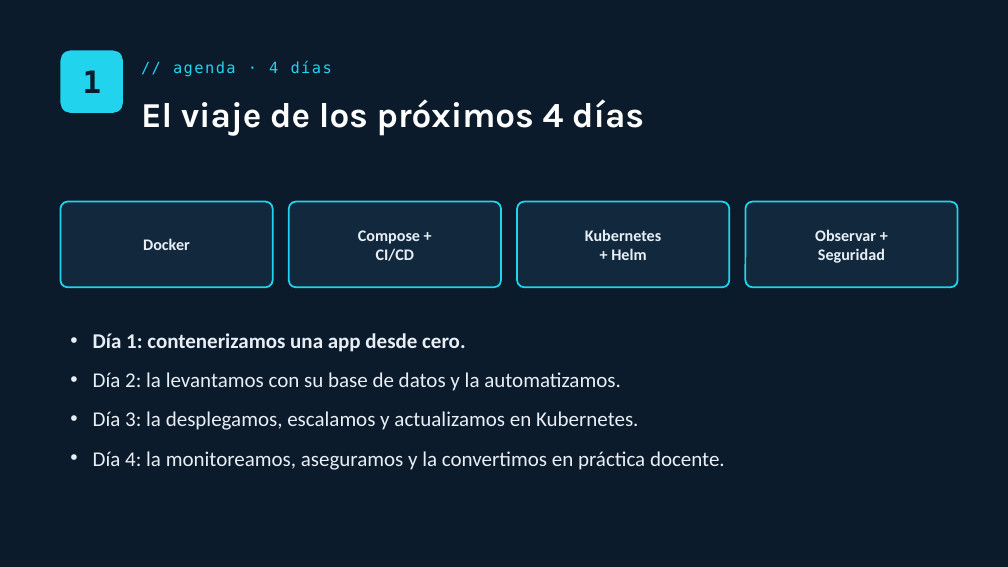
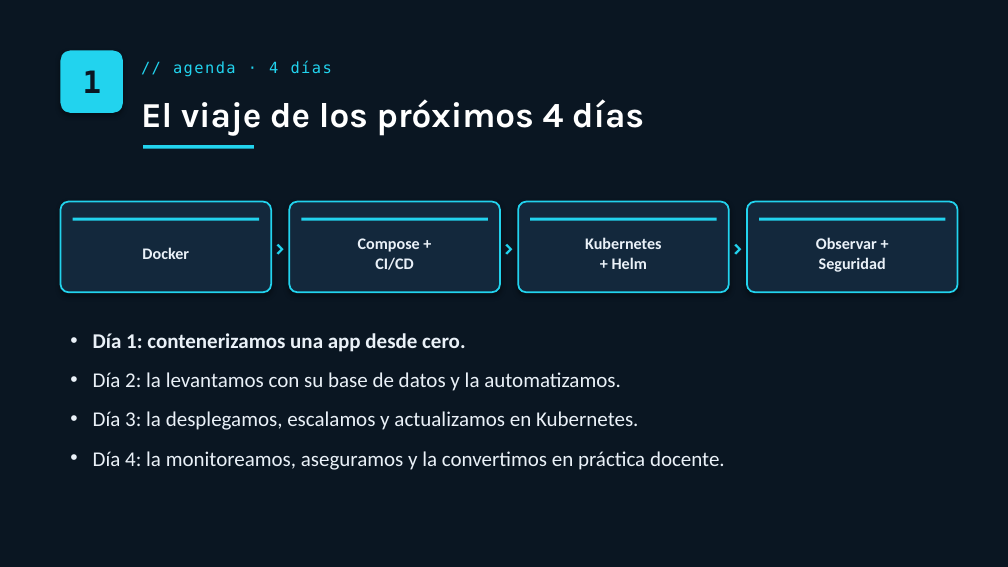
Before and after one commit to Finithe-Phoenix/devops-contenedores-kubernetes-curso, a slide deck: slide 2 of slides/01_Dia_1_DevOps_Docker.pptx. Drawn at 1008x567 pixels with LibreOffice and Linux fonts; fonts in the diff are those of the drawing. Boxes give left, top, right and bottom in pixels: in the first picture for what was removed or moved away, otherwise in the second. Text is boxed around its words. In the diff, an @@ line names an element or a change of style, - is before the commit and + after.

```diff
--- a/slides/01_Dia_1_DevOps_Docker.pptx
+++ b/slides/01_Dia_1_DevOps_Docker.pptx
@@ background #0B1B2B to #0A1622 @@
@@ text "1" at [83,70,102,93]: text colour #0B1B2B to #0A1622 @@
@@ rounded rectangle at [60,50,123,113]: shadow on @@
@@ rectangle added at [143,145,254,149], fill #22D3EE @@
@@ rounded rectangle: place and size @@
-rounded rectangle at [60,202,272,287]
+rounded rectangle at [60,202,271,292]
@@ text added at [267,202,293,292], 18 pt, text #22D3EE, bold @@
+›
@@ rounded rectangle: place and size @@
-rounded rectangle at [289,202,501,287]
+rounded rectangle at [289,202,500,292]
@@ text added at [496,202,522,292], 18 pt, text #22D3EE, bold @@
+›
@@ rounded rectangle: place and size @@
-rounded rectangle at [517,202,729,287]
+rounded rectangle at [518,202,729,292]
@@ text added at [725,202,751,292], 18 pt, text #22D3EE, bold @@
+›
@@ fill #12293D to #13283C; shadow on; proportions changed in 4 elements at [60,202,271,292], [289,202,500,292], [518,202,729,292], [747,202,958,292] @@
@@ rounded rectangle: place and size @@
-rounded rectangle at [745,202,957,287]
+rounded rectangle at [747,202,958,292]
@@ text "Docker": place and size @@
-text "Docker" at [143,238,190,250]
+text "Docker" at [142,247,189,259]
@@ rectangle added at [73,218,259,221], fill #22D3EE @@
@@ text "Compose +": place and size @@
-text "Compose +" at [358,230,420,261]
+text "Compose +" at [358,238,420,270]
@@ rectangle added at [301,218,488,221], fill #22D3EE @@
@@ text "Kubernetes": place and size @@
-text "Kubernetes" at [585,229,661,260]
+text "Kubernetes" at [585,237,661,269]
@@ rectangle added at [530,218,717,221], fill #22D3EE @@
@@ text colour #E8EEF5 to #EAF1F8 in 4 elements at [585,237,661,269], [142,247,189,259], [358,238,420,270], [816,237,886,272] @@
@@ text "Observar +": place and size @@
-text "Observar +" at [815,229,885,263]
+text "Observar +" at [816,237,886,272]
@@ rectangle added at [759,218,946,221], fill #22D3EE @@
```
Also in this commit, not shown: 14 other slides changed, 7 other files.
